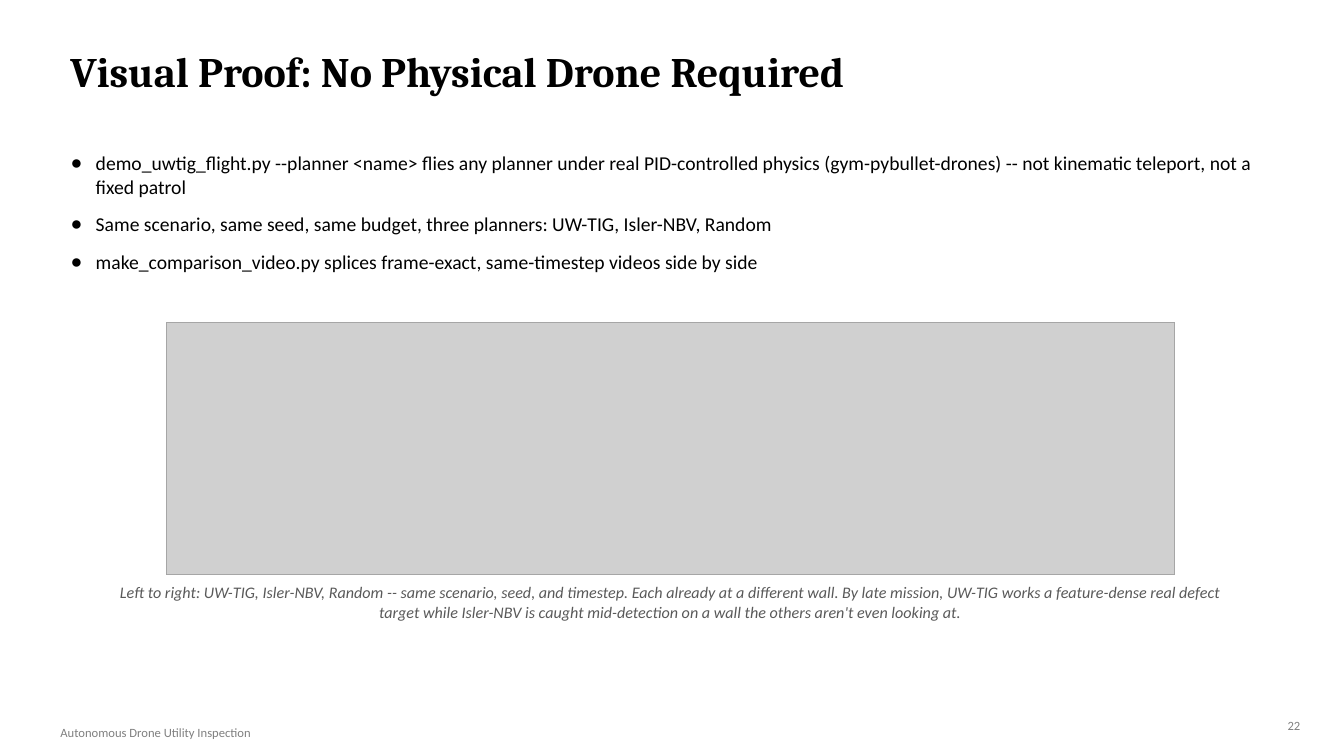
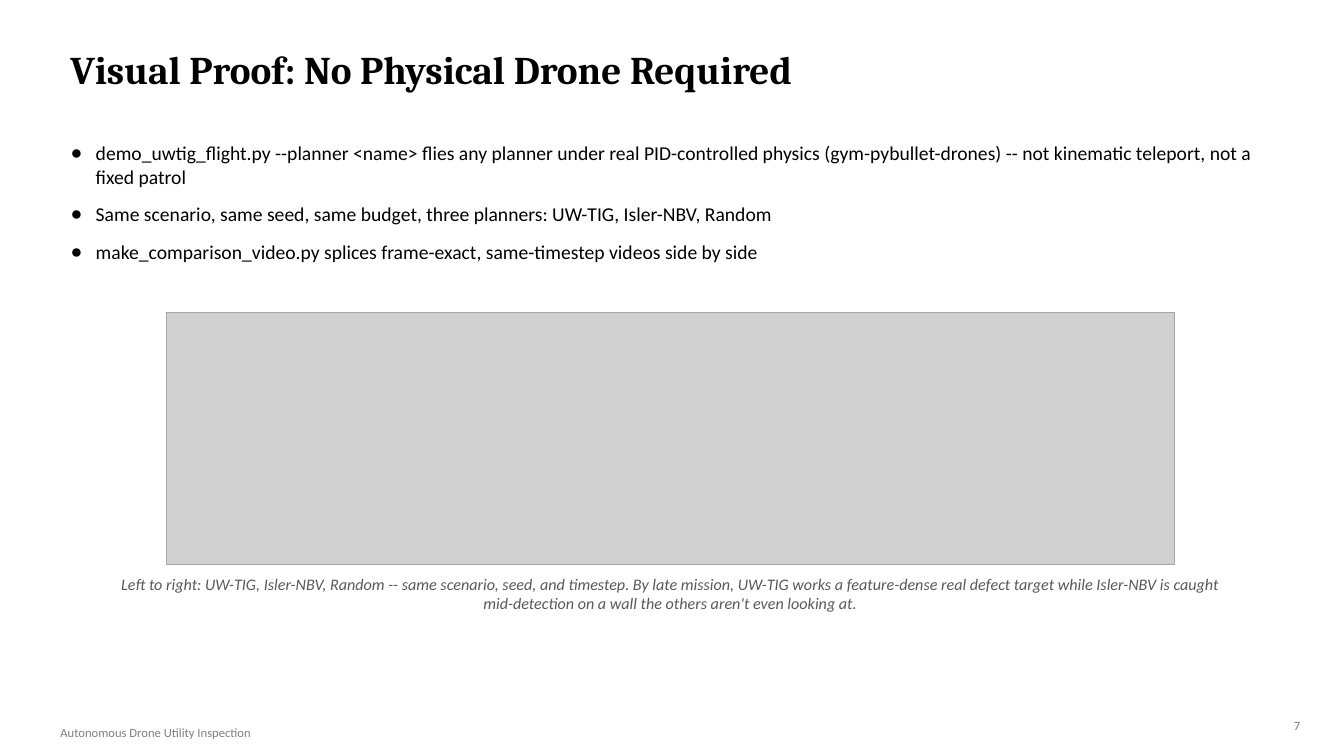
Before and after one commit to DrNeel11/project_work_1, a slide deck: slide 7 of drone-sim-today/Autonomous_Drone_Inspection_Progress.pptx (slide 22 before the commit). Drawn at 1344x756 pixels with LibreOffice and Linux fonts; fonts in the diff are those of the drawing; grey boxes stand for pictures. Boxes give left, top, right and bottom in pixels: in the first picture for what was removed or moved away, otherwise in the second. Text is boxed around its words. In the diff, an @@ line names an element or a change of style, - is before the commit and + after.

```diff
--- a/drone-sim-today/Autonomous_Drone_Inspection_Progress.pptx
+++ b/drone-sim-today/Autonomous_Drone_Inspection_Progress.pptx
@@ title "Visual Proof: No Physical Drone ..." at bbox=[70, 56, 792, 93]: size 30 to 28 pt @@
@@ 1 text, 1 picture, 1 rectangle: place and size @@
-1 text, 1 picture, 1 rectangle at bbox=[96, 156, 1250, 575]
+1 text, 1 picture, 1 rectangle at bbox=[96, 146, 1250, 565]
@@ text at bbox=[121, 579, 1219, 612]: text changed @@
-Left to right: UW-TIG, Isler-NBV, Random -- same scenario, seed, and timestep. Each already at a different wall. By late mission, UW-TIG works a feature-dense real defect target while Isler-NBV is caught mid-detection on a wall the others aren't even looking at.
+Left to right: UW-TIG, Isler-NBV, Random -- same scenario, seed, and timestep. By late mission, UW-TIG works a feature-dense real defect target while Isler-NBV is caught mid-detection on a wall the others aren't even looking at.
@@ text at bbox=[1294, 722, 1300, 730]: text changed @@
-22
+7
```
Also in this commit, not shown: 4 other slides changed, 3 slides added, 21 slides removed, 1 other file.
